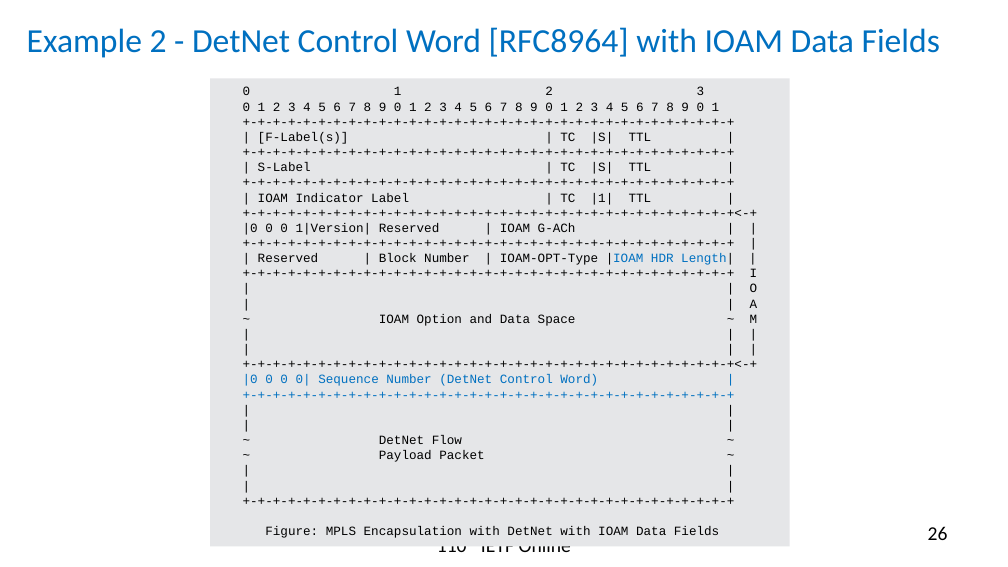
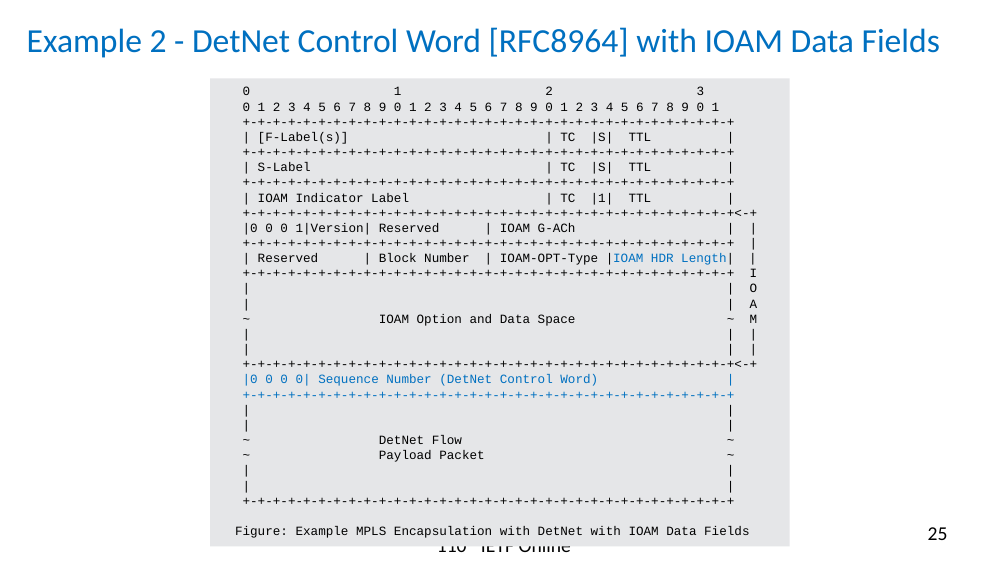
Before and after one commit to rakgandhi/ietf-slides, a slide deck: slide 25 of draft-gandhi-mpls-ioam-sr-05.pptx (slide 26 before the commit). Drawn at 1008x567 pixels with LibreOffice and Linux fonts; fonts in the diff are those of the drawing. Boxes give left, top, right and bottom in pixels: in the first picture for what was removed or moved away, otherwise in the second. Text is boxed around its words. In the diff, an @@ line names an element or a change of style, - is before the commit and + after.

```diff
--- a/draft-gandhi-mpls-ioam-sr-05.pptx
+++ b/draft-gandhi-mpls-ioam-sr-05.pptx
@@ text in rectangle at [235, 526, 749, 538]: text changed @@
-Figure: MPLS Encapsulation with DetNet with IOAM Data Fields
+Figure: Example MPLS Encapsulation with DetNet with IOAM Data Fields
@@ page number at [928, 527, 948, 540]: text changed @@
-26
+25
```
Also in this commit, not shown: 7 other slides changed, 1 slide removed, 1 other file.
